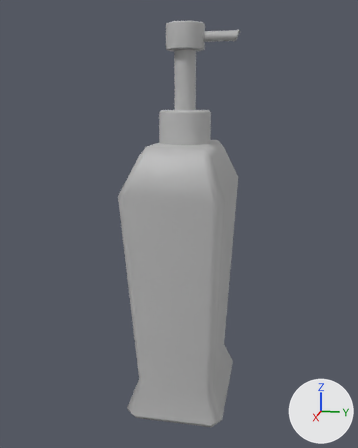
A saved change to the FBX model Assets/Towers/Turret_Soap/SMA_Turret_Soap.fbx.
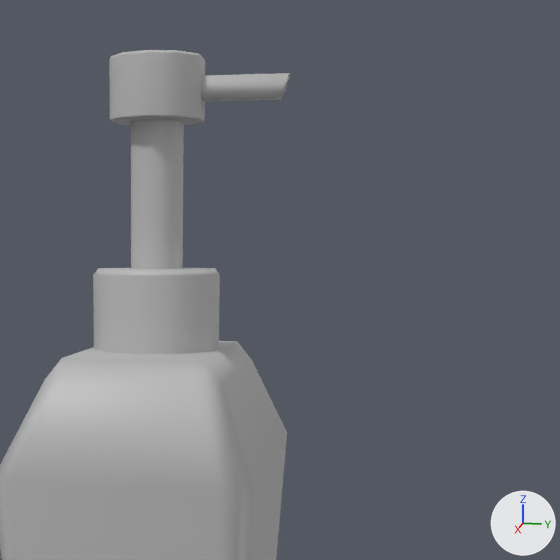
Old and new are each drawn whole from a 50 mm lens placed at (2.027, 0.38, 1.304), pointed at (0.006, -0.024, 0.798) and again close up on the part from 34% to 98% of the width and 0% to 51% of the height. Every picture has the same lights, and +X, +Y and +Z are marked at lower right. Where no turn or scale is listed for an object, it has been applied to the vertices.

Names of what the first close-up shows: 'Bottle.001', 'Cap1'.
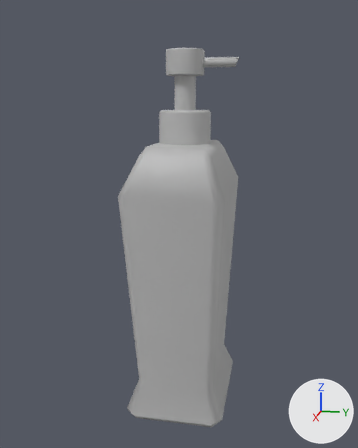
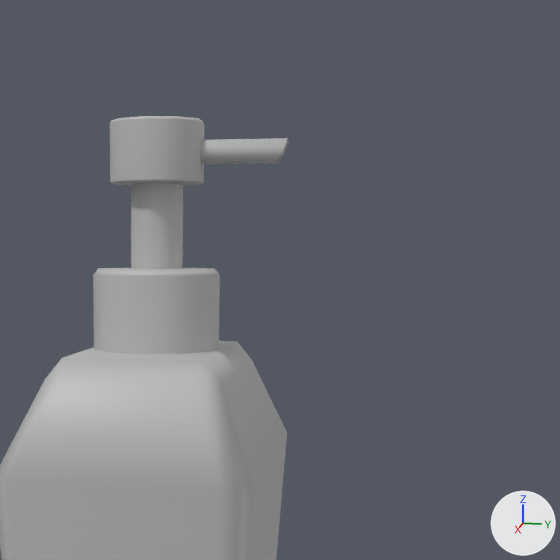
The newer file is also turned or shifted as a whole; pictures and numbers use the older file's frame.

The change in detail:
me_mesh_001 has 70 vertices, 65 faces and spans x -0.077..0.077, y -0.142..0.142, z -0.416..-0.04.
me_mesh_001 is used by ob_cap1; location (0.0, 0.069, 1.641).
me_mesh_001 part 1: the whole mesh is moved by (0.0, 0.0, -0.096).

Location of each change, [x1, y1, x2, y2] in pixels of the close-ups (560 x 560 px):
'Cap1', mesh moved: before [109, 50, 291, 269]; after [110, 116, 290, 269]
